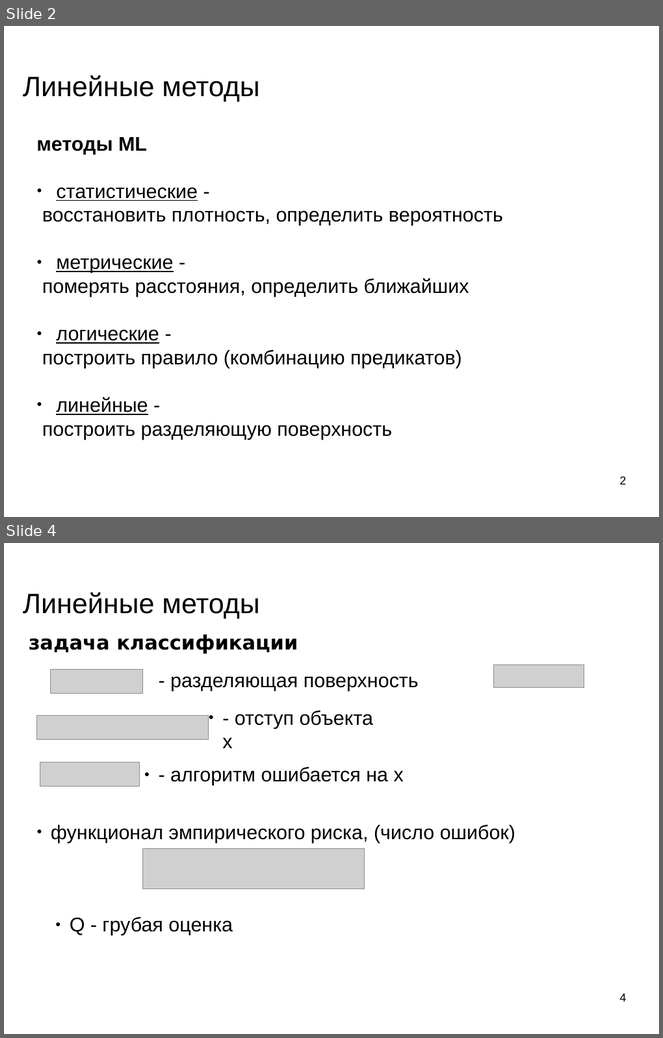
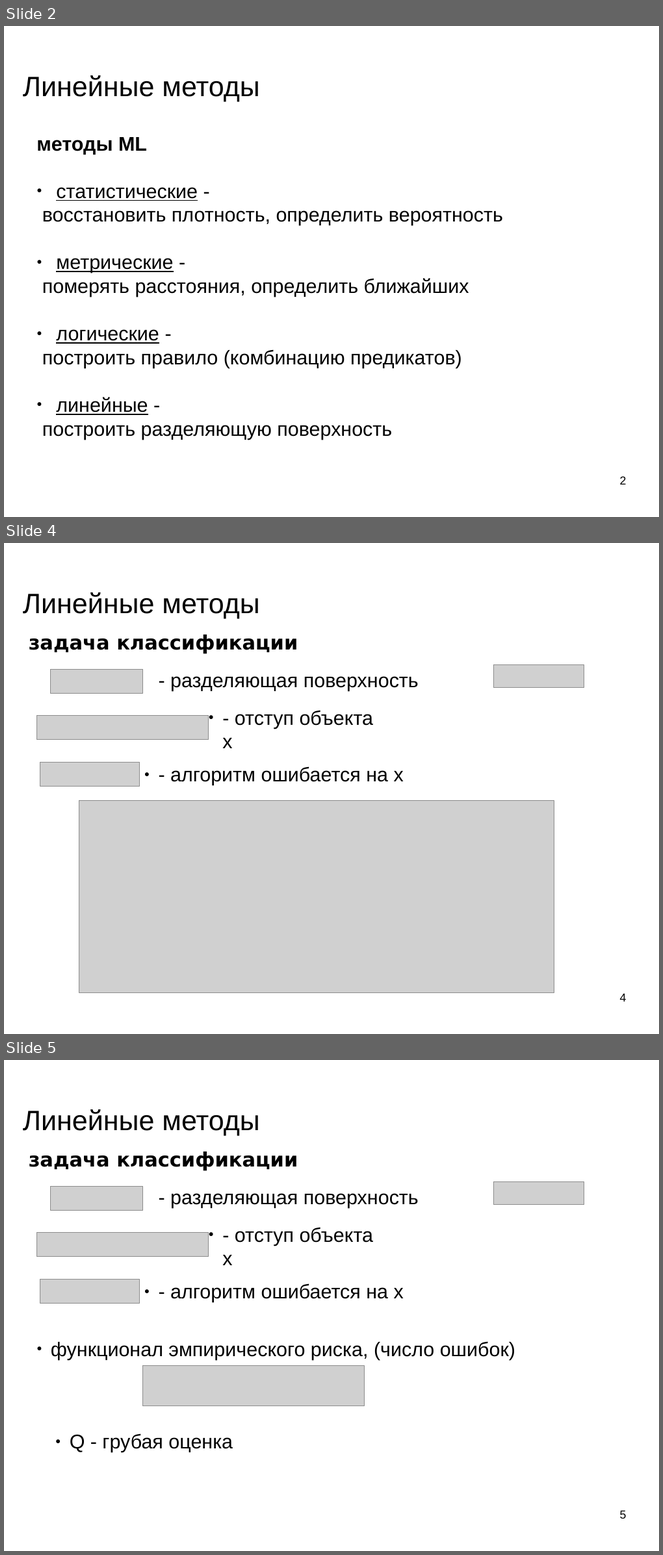
Before and after one commit to mechanoid5/ml_lectorium_legacy, a slide deck: 09-linear.odp. Shown one above the other, each under a label of ours: slides 2 and 4 before the commit, slides 2, 4 and 5 after it; the slides between them are not shown. The pictures are 663x1038 and 663x1555 pixels, drawn with LibreOffice and Linux fonts; fonts in the diff are those of the drawing; grey boxes stand for pictures; background and template pictures are left out. Boxes give left, top, right and bottom in pixels: in the first picture for what was removed or moved away, otherwise in the second. Text is boxed around its words. In the diff, an @@ line names an element or a change of style, - is before the commit and + after.

```diff
--- a/09-linear.odp
+++ b/09-linear.odp
@@ slide 4 added at (x1=4, y1=543, x2=659, y2=1034), background picture (left out) @@
@@ title added at (x1=23, y1=592, x2=259, y2=618), 33.9 pt, text #000000 @@
+Линейные методы
@@ text added at (x1=29, y1=634, x2=298, y2=653), 24 pt, text #000000, bold @@
+задача классификации
@@ picture added at (x1=51, y1=670, x2=143, y2=693) @@
@@ subtitle added at (x1=170, y1=676, x2=419, y2=691), 24 pt, text #000000 @@
+- разделяющая поверхность
@@ picture added at (x1=494, y1=665, x2=584, y2=688) @@
@@ picture added at (x1=36, y1=716, x2=209, y2=740) @@
@@ text added at (x1=222, y1=710, x2=374, y2=748), 24 pt, text #000000 @@
+● - отступ объекта х
@@ picture added at (x1=40, y1=763, x2=140, y2=786) @@
@@ text added at (x1=170, y1=767, x2=404, y2=785), 24 pt, text #000000 @@
+● - алгоритм ошибается на х
@@ picture added at (x1=79, y1=800, x2=555, y2=993) @@
@@ page number added at (x1=620, y1=993, x2=627, y2=1002), 14 pt, text #000000 @@
+4
@@ what was slide 4 is now slide 5 @@
@@ page number at (x1=620, y1=1510, x2=627, y2=1519): text changed @@
-4
+5
```
Also in this commit, not shown: 5 slides changed, 3 other slides added, 2 slides removed, 5 other files.
